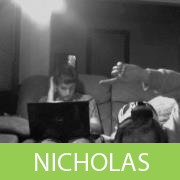
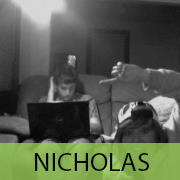
Revision of a layered w=180, h=180 image; what changed, layer by layer:
painted on "NICHOLAS" over <box>35,153,149,171</box>
"Rectangle 1": opacity 100% → 80% over <box>0,143,180,180</box>
